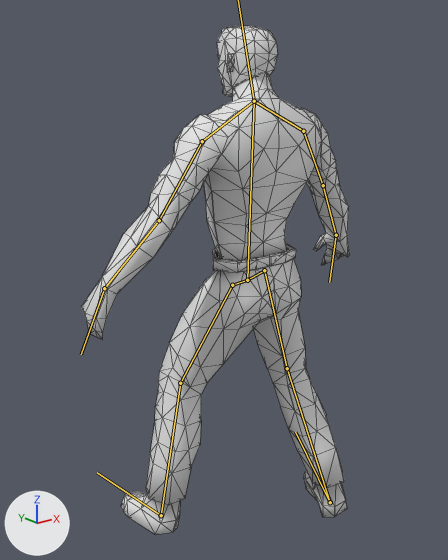
Before and after pictures for a commit that changed the glTF model models/chars/Sam.glb.
One viewpoint serves both versions: a camera (50 mm lens) standing at (-3.19, -3.65, 3.75) and looking at (-0.14, 0.16, 2.22). Arrows for +X, +Y and +Z are at lower left; the lights stay in place. The bones that bend it are drawn over the model as lines. Mesh edges are drawn as thin lines.

Names of what the first picture shows: 'Player_Frame_000'.
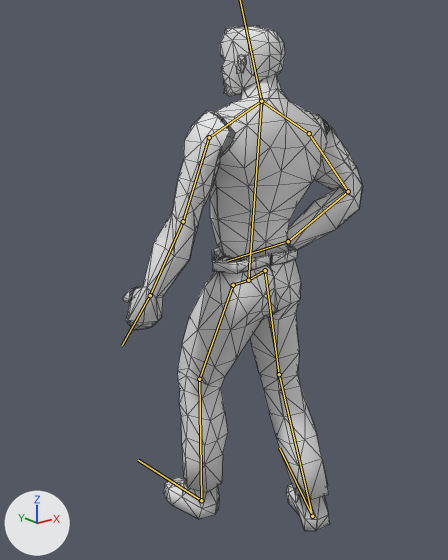
The newer file adds an action. The first version stands in its rest pose; the second is drawn at frame 50 of the action 'Speak'.

What the commit changed:
Bone 'Bone' (bone_bone) turns from (0, 0, 0) to (0, 0, -3) degrees about its own x, y and z.
Bone 'Bone.002' (bone_bone_002) turns from (0, 0, 0) to (-10, 15, -2) degrees about its own x, y and z.
Bone 'Bone.004' (bone_bone_004) turns from (0, 0, 0) to (-8, -34, -21) degrees about its own x, y and z.
Bone 'Bone.005' (bone_bone_005) turns from (0, 0, 0) to (-15, 7, 80) degrees about its own x, y and z.
Bone 'Bone.006' (bone_bone_006) turns from (0, 0, 0) to (47, 26, 13) degrees about its own x, y and z.
Bone 'Bone.008' (bone_bone_008) turns from (0, 0, 0) to (-20, 21, -12) degrees about its own x, y and z.
Bone 'Bone.009' (bone_bone_009) turns from (0, 0, 0) to (-5, -40, 9) degrees about its own x, y and z.
Bone 'Bone.010' (bone_bone_010) turns from (0, 0, 0) to (11, -41, -15) degrees about its own x, y and z.
Bone 'Bone.012' (bone_bone_012) turns from (0, 0, 0) to (-6, 0, 1) degrees about its own x, y and z.
Bone 'Bone.016' (bone_bone_016) turns from (0, 0, 0) to (-9, -5, -5) degrees about its own x, y and z.

Location of each change, [x1, y1, x2, y2] in pixels of the pictures (448 x 560 px):
'Player_Frame_000', posed (11% narrower)
    before: [81, 26, 350, 534]
    after: [123, 26, 363, 531]
bone 'Bone', root to tip
    before: (247, 280) to (254, 101)
    after: (248, 280) to (261, 101)
bone 'Bone.004', root to tip
    before: (303, 131) to (323, 185)
    after: (309, 133) to (348, 191)
bone 'Bone.005', root to tip
    before: (323, 185) to (336, 235)
    after: (348, 191) to (288, 241)
bone 'Bone.006', root to tip
    before: (336, 235) to (329, 282)
    after: (288, 241) to (227, 261)
bone 'Bone.008', root to tip
    before: (202, 141) to (159, 220)
    after: (209, 137) to (183, 221)
bone 'Bone.009', root to tip
    before: (159, 220) to (104, 288)
    after: (183, 221) to (150, 295)
bone 'Bone.010', root to tip
    before: (104, 288) to (81, 354)
    after: (150, 295) to (122, 345)
bone 'Bone.012', root to tip
    before: (264, 270) to (287, 368)
    after: (265, 270) to (279, 374)
bone 'Bone.016', root to tip
    before: (232, 285) to (180, 383)
    after: (233, 285) to (199, 379)
